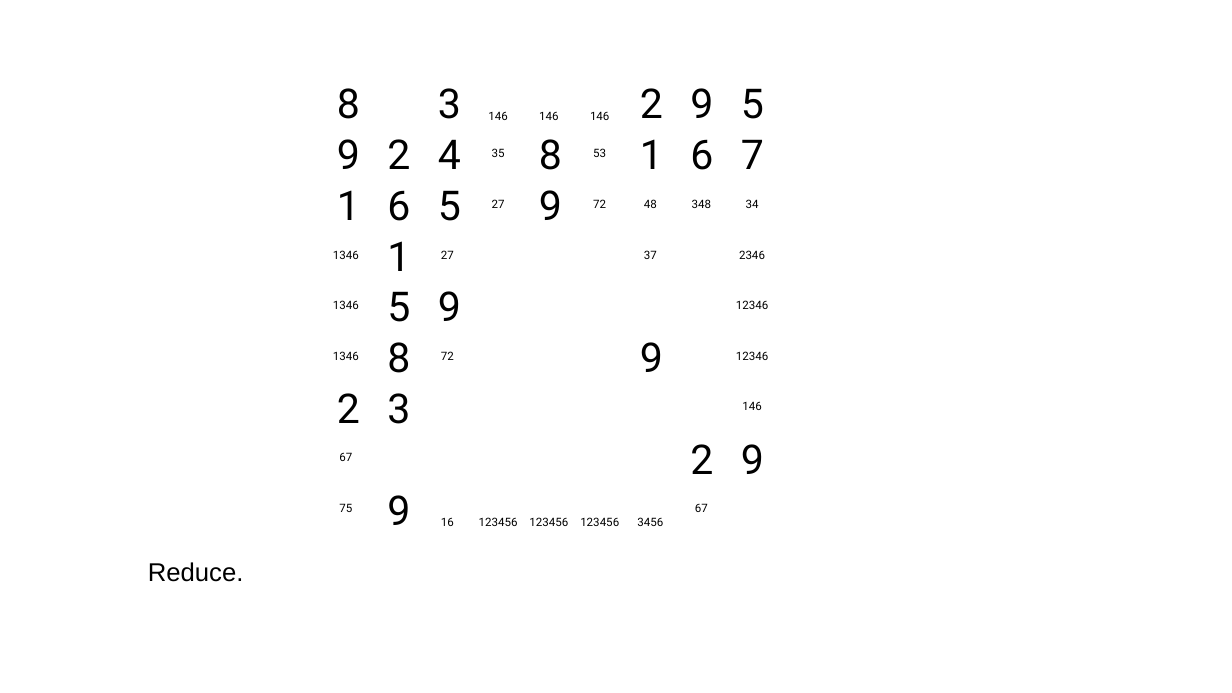
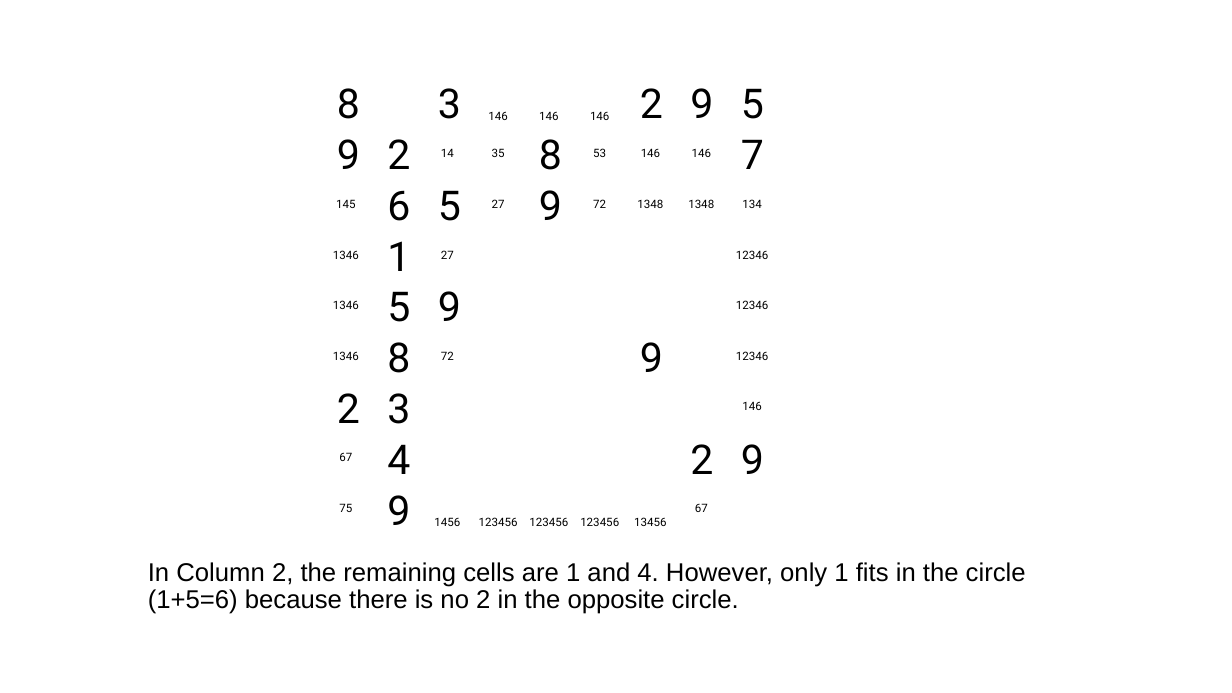
Before and after one commit to jhardis/WSJ_Number_Puzzles, a slide deck: slide 23 of 20260718_2.pptx (slide 35 before the commit). Drawn at 1232x693 pixels with LibreOffice and Linux fonts; fonts in the diff are those of the drawing; background and template pictures are left out. Boxes give left, top, right and bottom in pixels: in the first picture for what was removed or moved away, otherwise in the second. Text is boxed around its words. In the diff, an @@ line names an element or a change of style, - is before the commit and + after.

```diff
--- a/20260718_2.pptx
+++ b/20260718_2.pptx
@@ text added at (441, 148, 454, 157), 9 pt, text #000000 @@
+14
@@ text removed at (640, 139, 663, 169) @@
-1
@@ text added at (641, 148, 660, 157), 9 pt, text #000000 @@
+146
@@ text removed at (690, 139, 713, 170) @@
-6
@@ text added at (692, 148, 711, 157), 9 pt, text #000000 @@
+146
@@ text added at (336, 199, 355, 208), 9 pt, text #000000 @@
+145
@@ text removed at (337, 190, 360, 220) @@
-1
@@ text at (637, 199, 663, 208): text changed @@
-48
+1348
@@ text at (688, 199, 714, 208): text changed @@
-348
+1348
@@ text at (742, 199, 761, 208): text changed @@
-34
+134
@@ text removed at (644, 250, 657, 259) @@
-37
@@ text at (736, 250, 768, 259): text changed @@
-2346
+12346
@@ text "4": place and size @@
-text "4" at (438, 139, 461, 169)
+text "4" at (387, 444, 410, 474)
@@ text at (434, 517, 460, 526): text changed @@
-16
+1456
@@ text at (634, 517, 666, 526): text changed @@
-3456
+13456
@@ text at (148, 562, 1026, 614): text changed @@
-Reduce.
+In Column 2, the remaining cells are 1 and 4. However, only 1 fits in the circle (1+5=6) because there is no 2 in the opposite circle.
```
Also in this commit, not shown: 25 other slides changed, 9 slides removed.
